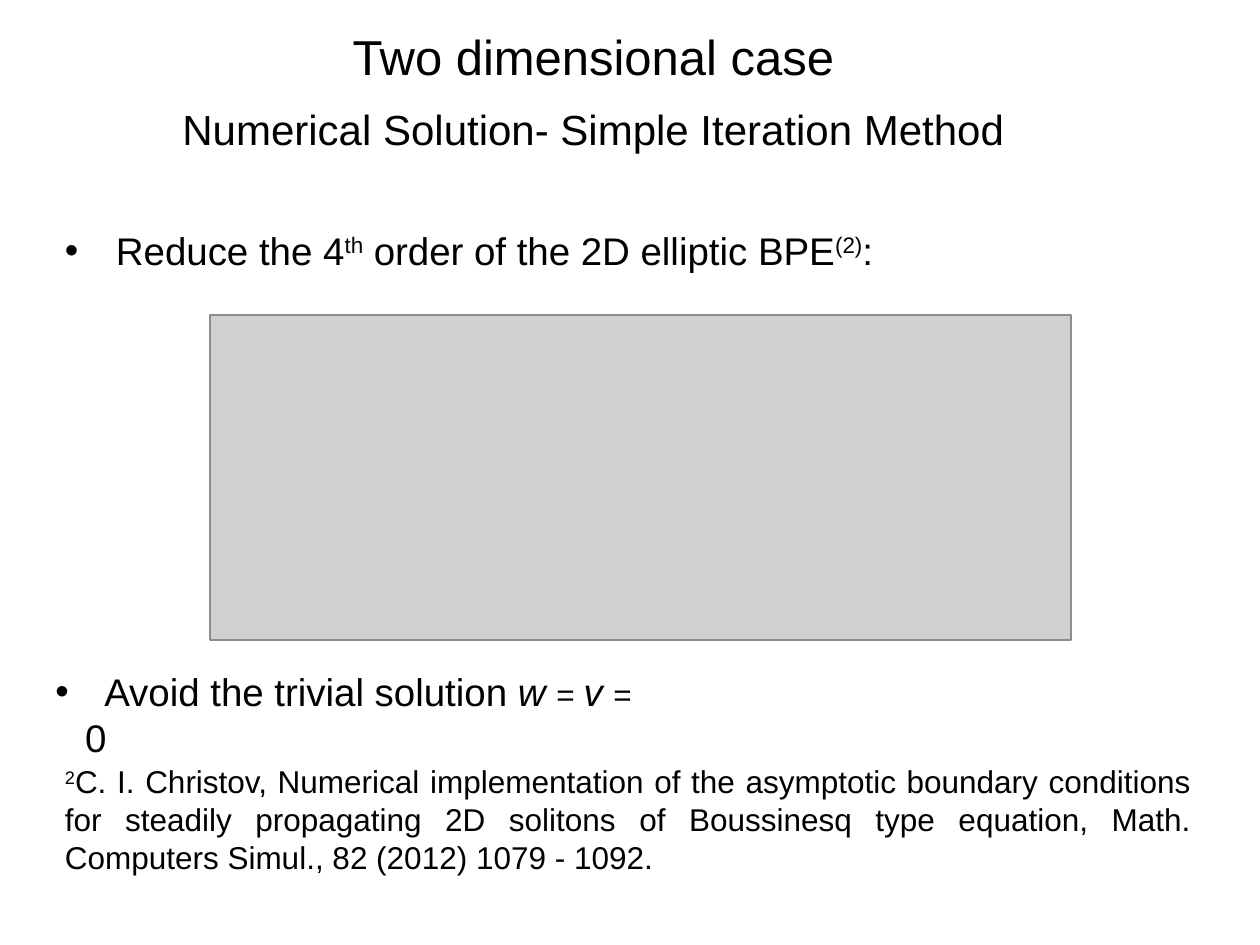
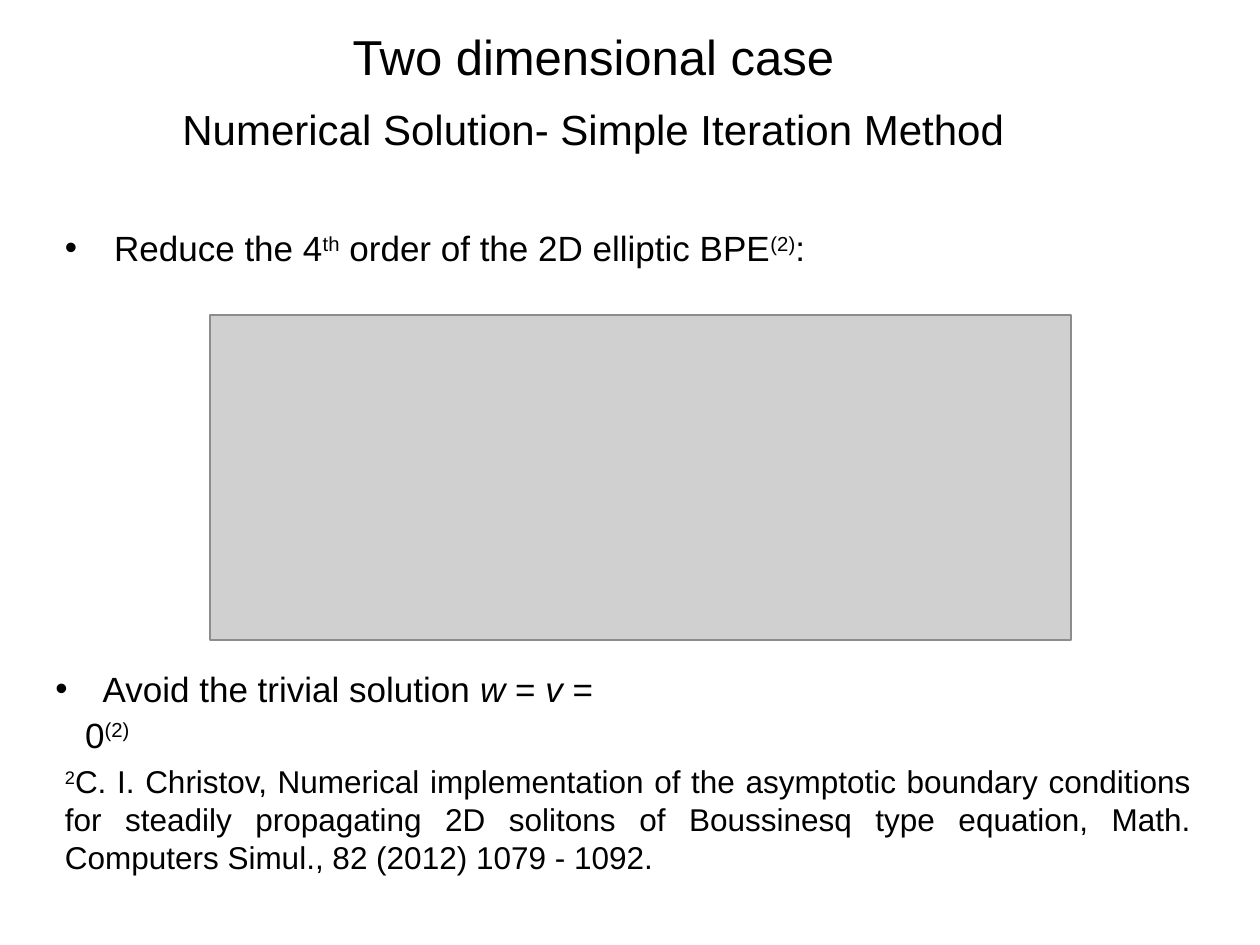
Before and after one commit to CloakMe/Boussinesq, a slide deck: slide 8 of Docu/Presentation Linz/Presentation.ppt. Drawn at 1260x945 pixels with LibreOffice and Linux fonts; fonts in the diff are those of the drawing; grey boxes stand for pictures. Boxes give left, top, right and bottom in pixels: in the first picture for what was removed or moved away, otherwise in the second. Text is boxed around its words. In the diff, an @@ line names an element or a change of style, - is before the commit and + after.

```diff
--- a/Docu/Presentation Linz/Presentation.ppt
+++ b/Docu/Presentation Linz/Presentation.ppt
@@ text "Reduce the 4th order of ..." at (x1=114, y1=235, x2=795, y2=268): size 22 to 20 pt @@
@@ text at (x1=85, y1=676, x2=563, y2=749): text changed; size 22 to 20 pt @@
-• Avoid the trivial solution w = v = 0
+• Avoid the trivial solution w = v = 0(2)
```
Also in this commit, not shown: 4 other slides changed, 1 slide added.
